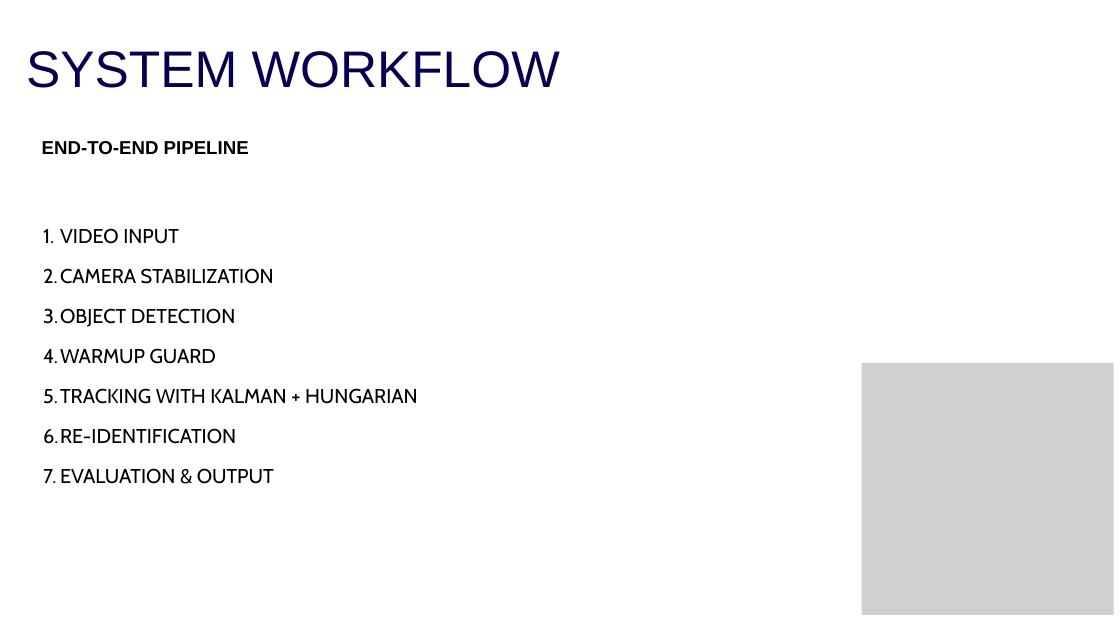
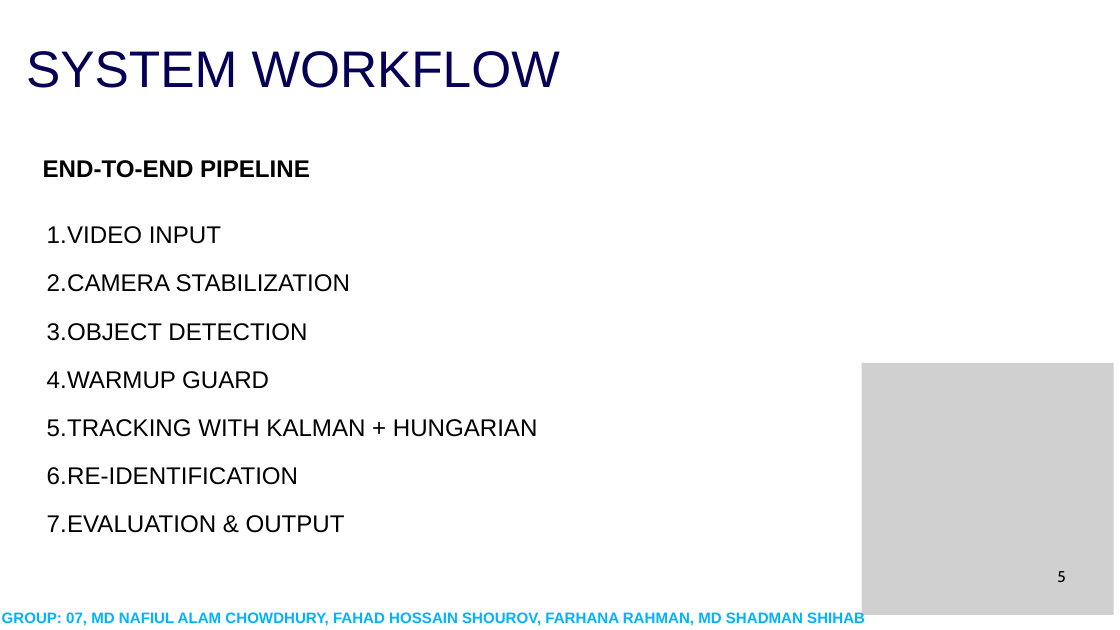
Before and after one commit to cyanide10/cse445project, a slide deck: slide 5 of other/445presentation.pptx. Drawn at 1120x630 pixels with LibreOffice and Linux fonts; fonts in the diff are those of the drawing; grey boxes stand for pictures; background and template pictures are left out. Boxes give left, top, right and bottom in pixels: in the first picture for what was removed or moved away, otherwise in the second. Text is boxed around its words. In the diff, an @@ line names an element or a change of style, - is before the commit and + after.

```diff
--- a/other/445presentation.pptx
+++ b/other/445presentation.pptx
@@ text "END-TO-END PIPELINE": place and size @@
-text "END-TO-END PIPELINE" at [42,141,249,155]
+text "END-TO-END PIPELINE" at [43,160,310,178]
@@ text "END-TO-END PIPELINE" at [43,160,310,178]: size 24 to 31 pt; line spacing 25pt to 32.2pt @@
@@ text "VIDEO INPUT" at [47,226,538,533]: size 25.6 to 31 pt, font Cabin to Arial; indent changed; line spacing 51.3pt to 62pt @@
@@ text added at [1057,571,1065,582], 20 pt, text #000000 @@
+5
@@ text added at [2,611,865,626], 19.4 pt, text gradient #00B3FF to #3A459B, bold @@
+GROUP: 07, MD NAFIUL ALAM CHOWDHURY, FAHAD HOSSAIN SHOUROV, FARHANA RAHMAN, MD SHADMAN SHIHAB
```
Also in this commit, not shown: 11 other slides changed, 5 slides added, 1 slide removed.
